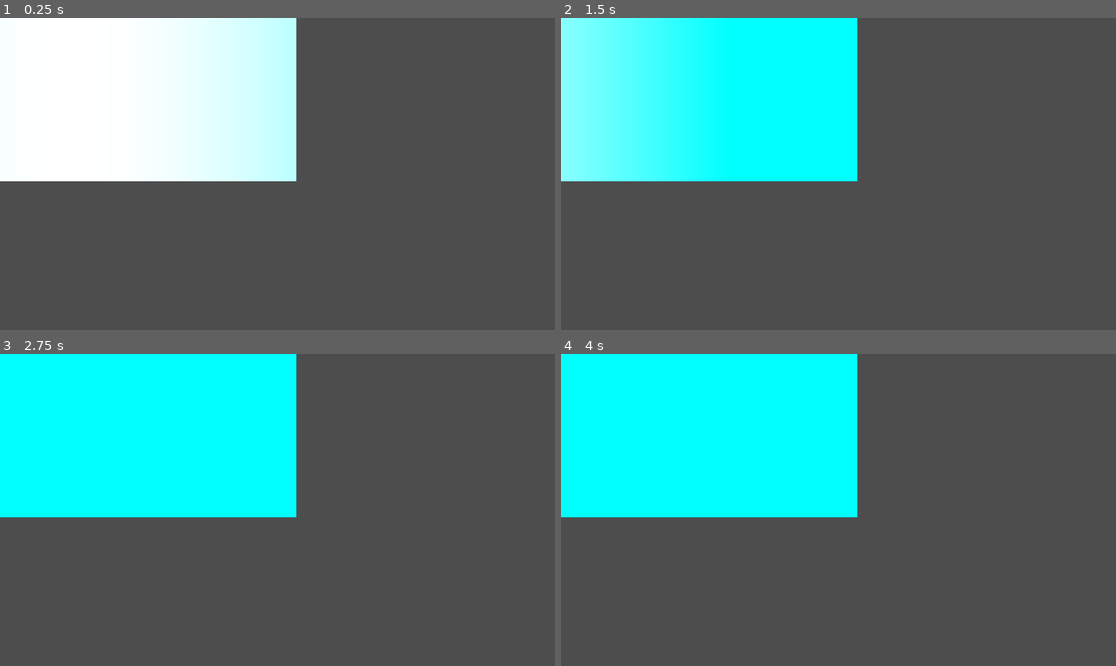
Above: before the commit, frames 1-4 (two rows, left to right).
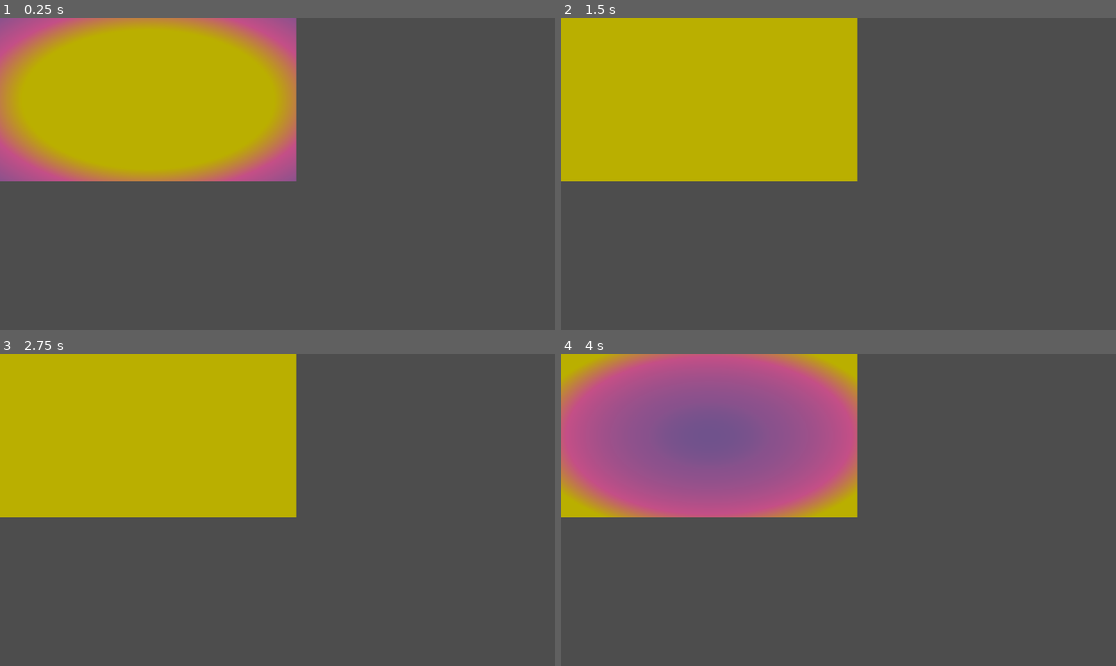
Above: after the commit, the same moments.

Repository: tastych/import-test
Game: Godot game, scene res://main.tscn
The game is run twice, just before and just after one commit, with the same random seed, the same clock (stepped at 60 frames per second) and the same inputs.
Inputs:
- Up to frame 1 (0.25 s): no input
- Up to frame 2 (1.5 s): no input
- Up to frame 3 (2.75 s): no input
- Up to frame 4 (4 s): tap Enter at 2.75 s

The runs differ from the first frame. In frame 1, 28% of the frame differs, in the area x 0-54%, y 0-53%; in frame 2, 28%; in frame 3, 28%; in frame 4, 28%.

Commit message:
make kreisili

Diff:
--- a/import-testy/main.tscn
+++ b/import-testy/main.tscn
@@ -1,9 +1,17 @@
-[gd_scene load_steps=3 format=3 uid="uid://b1d6klxic1q2c"]
+[gd_scene load_steps=5 format=3 uid="uid://b1d6klxic1q2c"]
 
 [ext_resource type="Shader" uid="uid://d05eqgd5trgcs" path="res://test.gdshader" id="1_ig7tw"]
 
+[sub_resource type="Gradient" id="Gradient_ig7tw"]
+offsets = PackedFloat32Array(0.11336, 0.382591, 0.700405, 0.890688)
+colors = PackedColorArray(0.733333, 0.686275, 0, 1, 0.772549, 0.309804, 0.529412, 1, 0.533333, 0.321569, 0.552941, 1, 0.223529, 0.321569, 0.552941, 1)
+
+[sub_resource type="GradientTexture1D" id="GradientTexture1D_0xm2m"]
+gradient = SubResource("Gradient_ig7tw")
+
 [sub_resource type="ShaderMaterial" id="ShaderMaterial_0xm2m"]
 shader = ExtResource("1_ig7tw")
+shader_parameter/lut = SubResource("GradientTexture1D_0xm2m")
 
 [node name="Control" type="Control"]
 layout_mode = 3
--- a/import-testy/test.gdshader
+++ b/import-testy/test.gdshader
@@ -1,13 +1,12 @@
 shader_type canvas_item;
 
-void vertex() {
-	// Called for every vertex the material is visible on.
-}
+uniform sampler2D lut: source_color;
+
 
 void fragment() {
 	vec2 uv = UV - 0.5;
 	float dist = dot(uv,uv);
-	COLOR = vec4(cos(uv.x + TIME), 1.0, 1.0, 1.0);
+	COLOR.rgb = texture(lut, vec2(sin(dist * 2.0 - TIME),0.0)).rgb;
 }
 
 //void light() {
